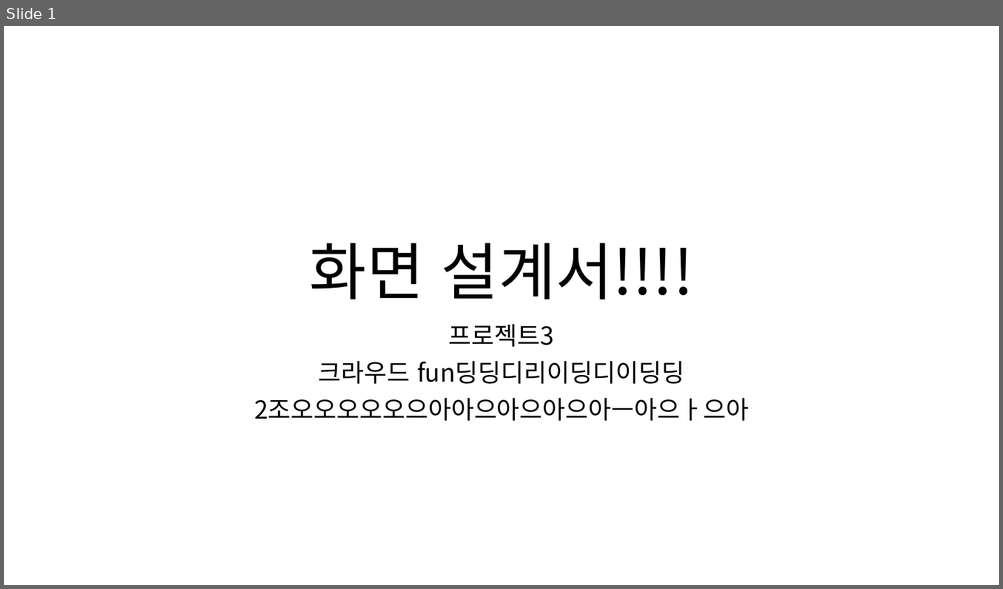
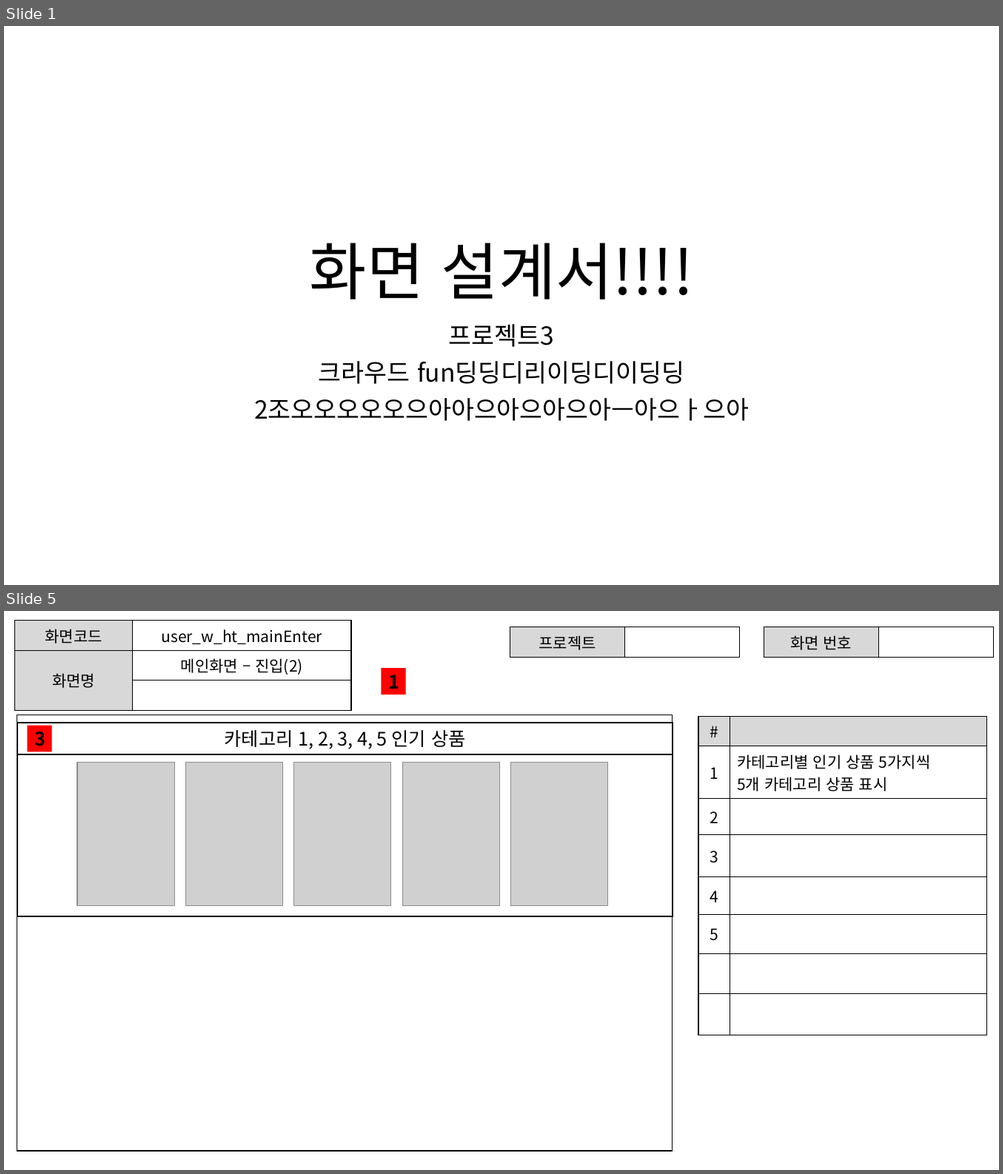
Before and after one commit to ezenteam2/RentalEquip, a slide deck: 0 발표용 파워포인트/0313 2차발표/0313 project04 - 파워포인트 - 현태.pptx. Shown one above the other, each under a label of ours: slide 1 before the commit, slides 1 and 5 after it; the slides between them are not shown. The pictures are 1003x589 and 1003x1174 pixels, drawn with LibreOffice and Linux fonts; fonts in the diff are those of the drawing; grey boxes stand for pictures. Boxes give left, top, right and bottom in pixels: in the first picture for what was removed or moved away, otherwise in the second. Text is boxed around its words. In the diff, an @@ line names an element or a change of style, - is before the commit and + after.

```diff
--- a/0 발표용 파워포인트/0313 2차발표/0313 project04 - 파워포인트 - 현태.pptx
+++ b/0 발표용 파워포인트/0313 2차발표/0313 project04 - 파워포인트 - 현태.pptx
@@ slide 5 added at bbox=[4, 611, 999, 1170], background #FFFFFF @@
@@ table added at bbox=[14, 621, 351, 699], 3 rows, 2 columns @@
+화면코드 | user_w_ht_mainEnter
+화면명 | 메인화면 – 진입(2)
+ | 
@@ table added at bbox=[510, 627, 740, 653], 1 rows, 2 columns @@
+프로젝트 | 
@@ table added at bbox=[763, 627, 993, 653], 1 rows, 2 columns @@
+화면 번호 | 
@@ rectangle added at bbox=[381, 669, 405, 695], fill #FF0000, 18 pt, text #000000, bold @@
+1
@@ rectangle added at bbox=[17, 715, 671, 1151], outline #000000 1 pt @@
@@ table added at bbox=[699, 716, 987, 1025], 8 rows, 2 columns @@
+# | 
+1 | 카테고리별 인기 상품 5가지씩 / 5개 카테고리 상품 표시
+2 | 
+3 | 
+4 | 
+5 | 
+ | 
+ | 
@@ rectangle added at bbox=[17, 723, 673, 755], outline #000000 1.5 pt, 18 pt, text #000000 @@
+카테고리 1, 2, 3, 4, 5 인기 상품
@@ rectangle added at bbox=[27, 725, 52, 752], fill #FF0000, 18 pt, text #000000, bold @@
+3
@@ rectangle added at bbox=[17, 755, 672, 917], outline #000000 1.5 pt @@
@@ picture added at bbox=[77, 763, 174, 906] @@
@@ picture added at bbox=[185, 763, 282, 906] @@
@@ picture added at bbox=[294, 763, 391, 906] @@
@@ picture added at bbox=[402, 763, 499, 906] @@
@@ picture added at bbox=[511, 763, 608, 906] @@
```
Also in this commit, not shown: 8 other slides added, 2 other files.
